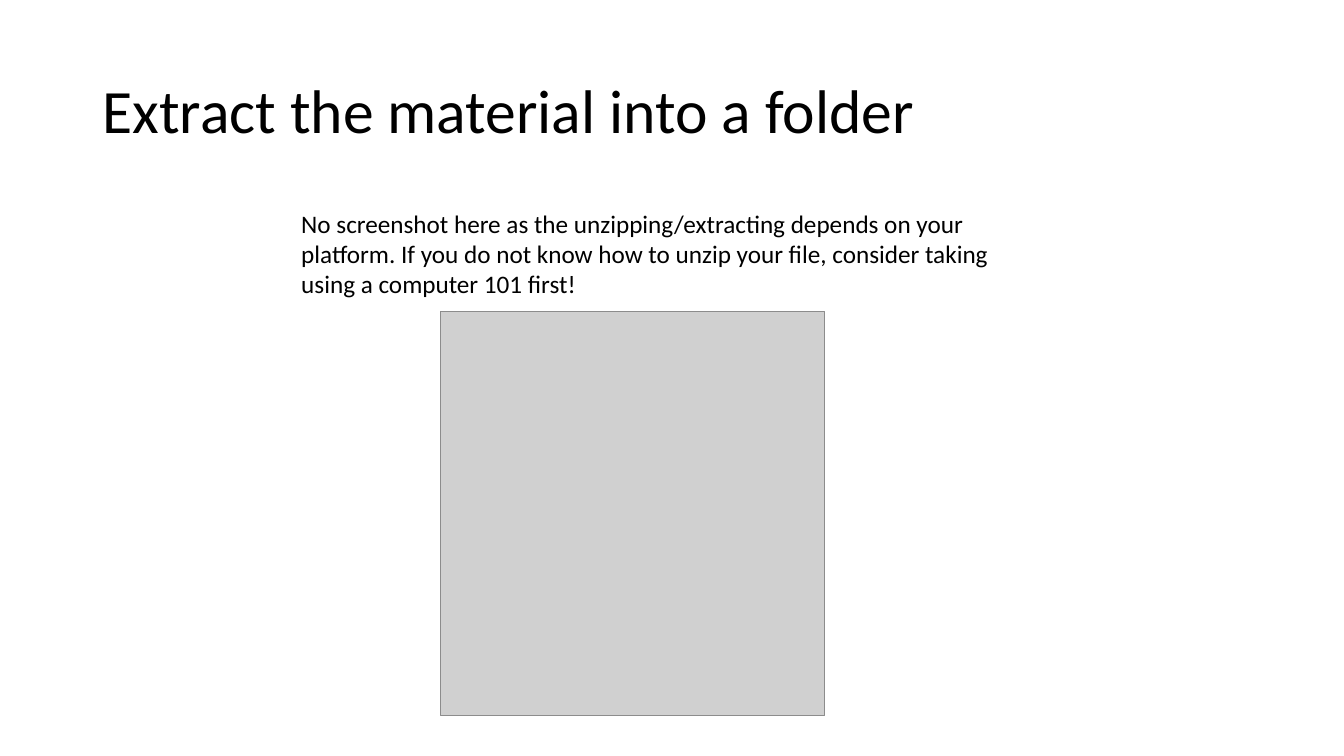
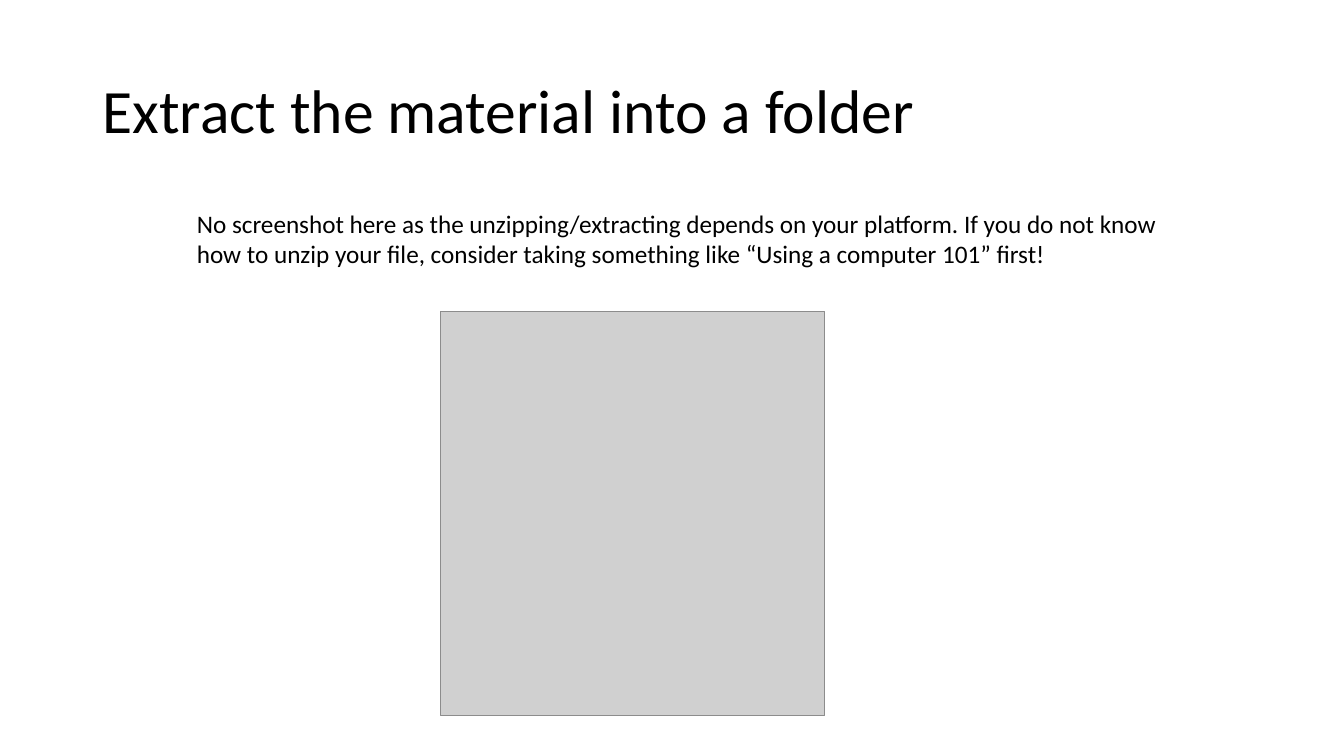
Before and after one commit to TiagoAMarques/RMarkdownTemplate, a slide deck: slide 4 of StepByStep.pptx. Drawn at 1344x756 pixels with LibreOffice and Linux fonts; fonts in the diff are those of the drawing; grey boxes stand for pictures. Boxes give left, top, right and bottom in pixels: in the first picture for what was removed or moved away, otherwise in the second. Text is boxed around its words. In the diff, an @@ line names an element or a change of style, - is before the commit and + after.

```diff
--- a/StepByStep.pptx
+++ b/StepByStep.pptx
@@ text at bbox=[197, 215, 1156, 268]: text changed @@
-No screenshot here as the unzipping/extracting depends on your platform. If you do not know how to unzip your file, consider taking using a computer 101 first!
+No screenshot here as the unzipping/extracting depends on your platform. If you do not know how to unzip your file, consider taking something like “Using a computer 101” first!
```
Also in this commit, not shown: 5 other slides changed.
